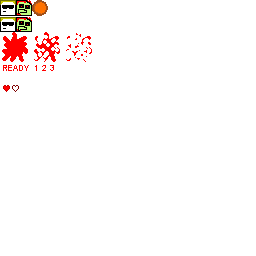
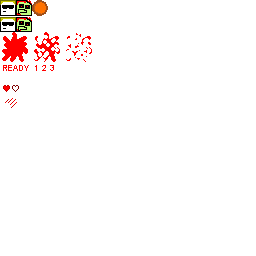
Two versions of the same layered image (256 x 256). Layer-by-layer changes:
painted on "spritesheet.png" over [5, 98, 17, 108]
